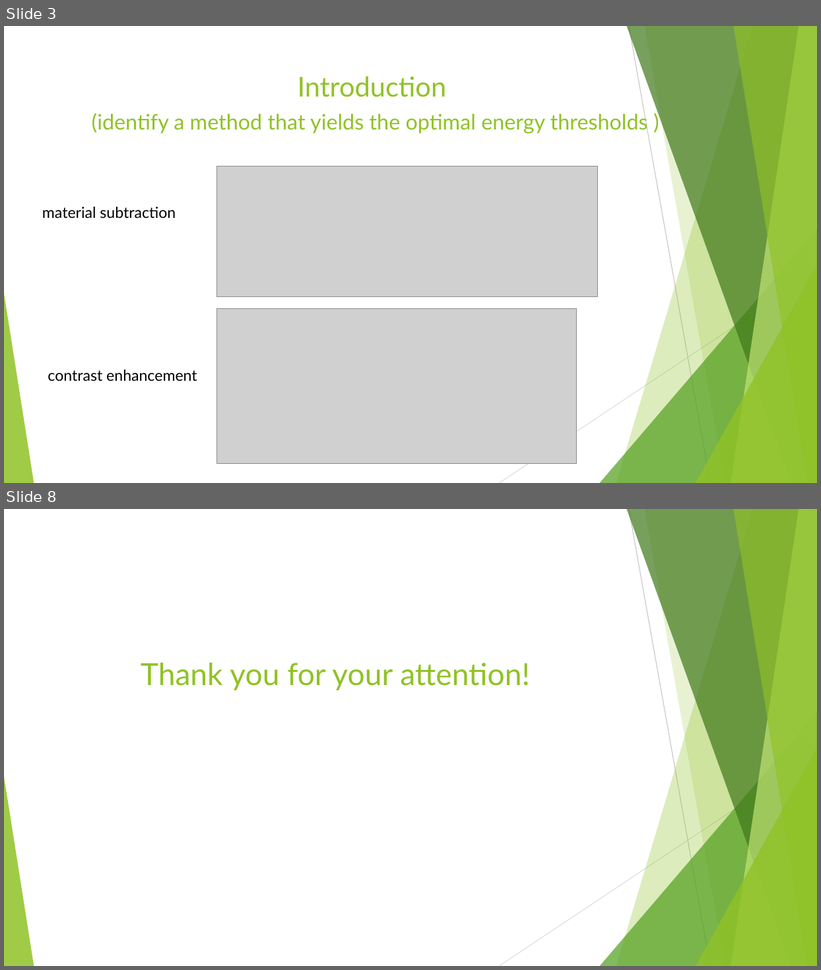
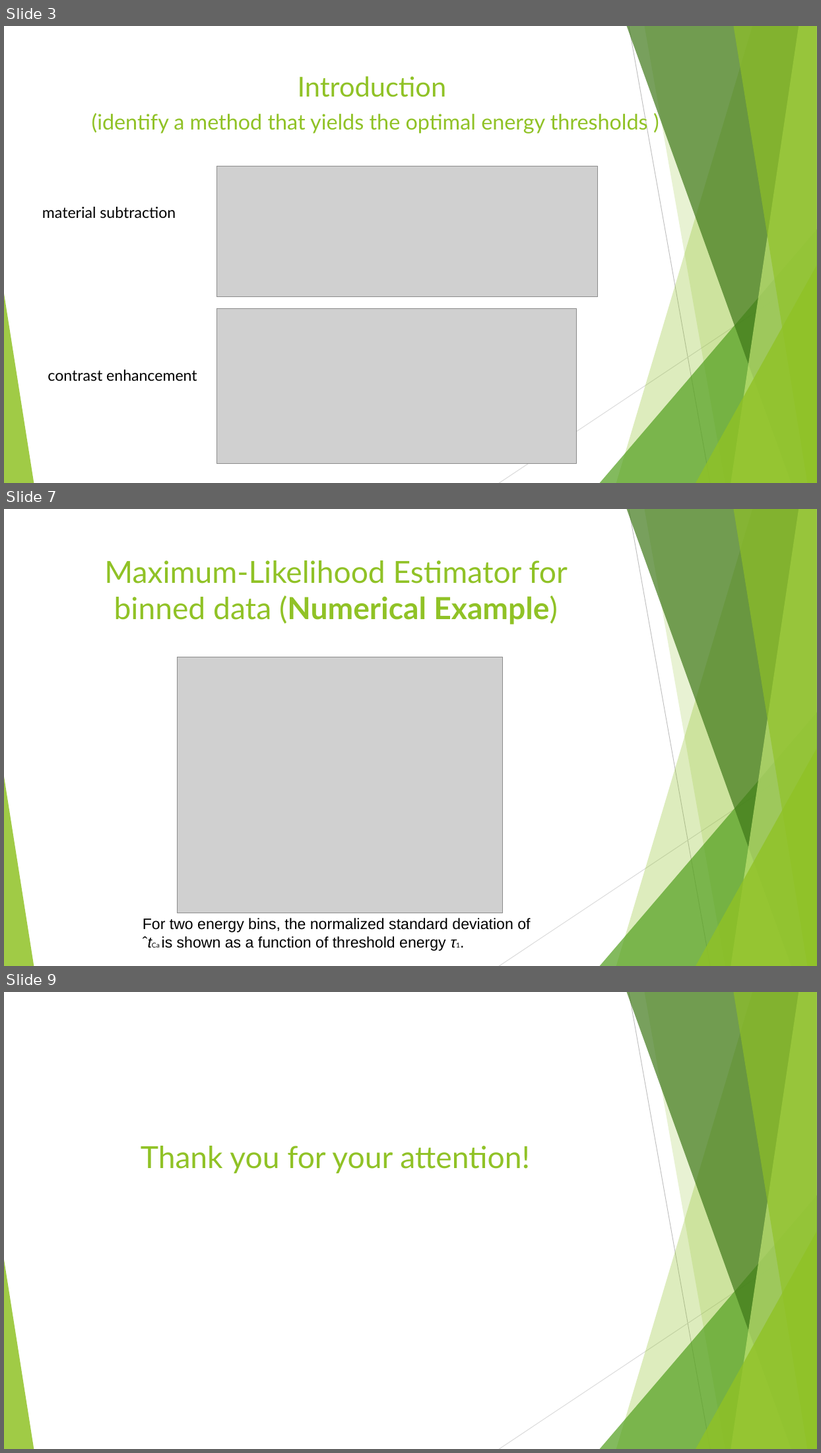
Before and after one commit to Vlad-ole/Presentations, a slide deck: Referencing/Referencing.pptx. Shown one above the other, each under a label of ours: slides 3 and 8 before the commit, slides 3, 7 and 9 after it; the slides between them are not shown. The pictures are 821x970 and 821x1453 pixels, drawn with LibreOffice and Linux fonts; fonts in the diff are those of the drawing; grey boxes stand for pictures. Boxes give left, top, right and bottom in pixels: in the first picture for what was removed or moved away, otherwise in the second. Text is boxed around its words. In the diff, an @@ line names an element or a change of style, - is before the commit and + after.

```diff
--- a/Referencing/Referencing.pptx
+++ b/Referencing/Referencing.pptx
@@ slide 7 added at [4,509,817,966], background #FFFFFF; not listed: 10 template elements that a slide beside it also shows @@
@@ title added at [104,560,567,625], 36 pt, text #90C226 @@
+Maximum-Likelihood Estimator for binned data (Numerical Example)
@@ picture added at [177,657,503,913] @@
@@ text added at [143,918,530,951], 18 pt, text #000000 @@
+For two energy bins, the normalized standard deviation of ˆtCa is shown as a function of threshold energy τ1.
@@ what was slide 8 is now slide 9 @@
```
Also in this commit, not shown: 2 slides changed, 4 other slides added, 4 slides removed, 16 other files.
